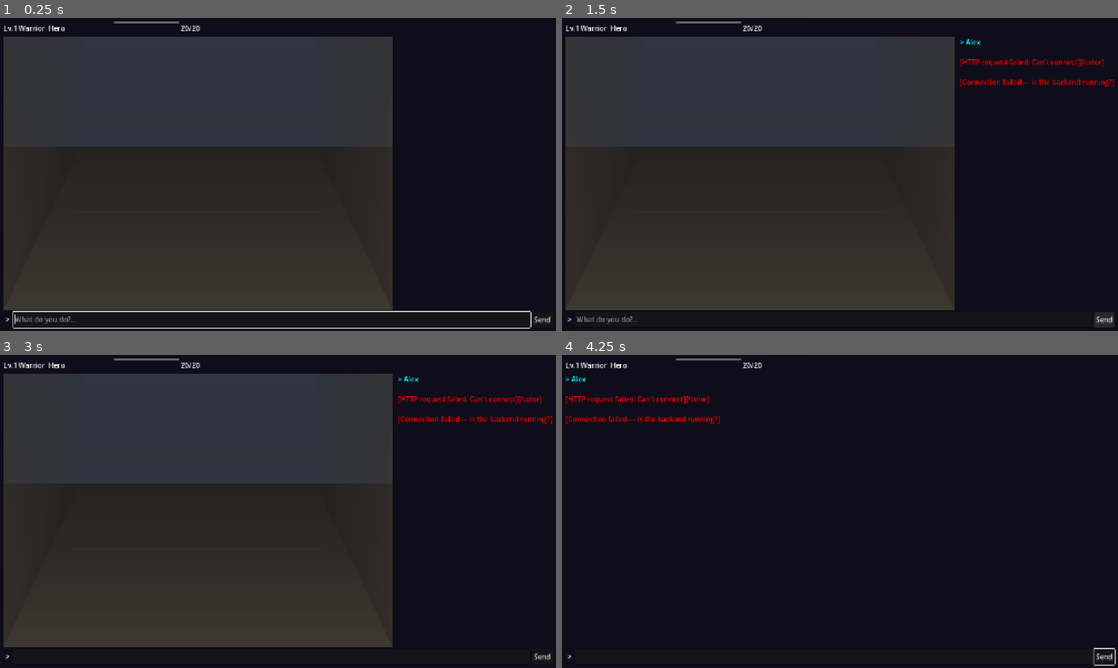
Above: before the commit, frames 1-4 (two rows, left to right).
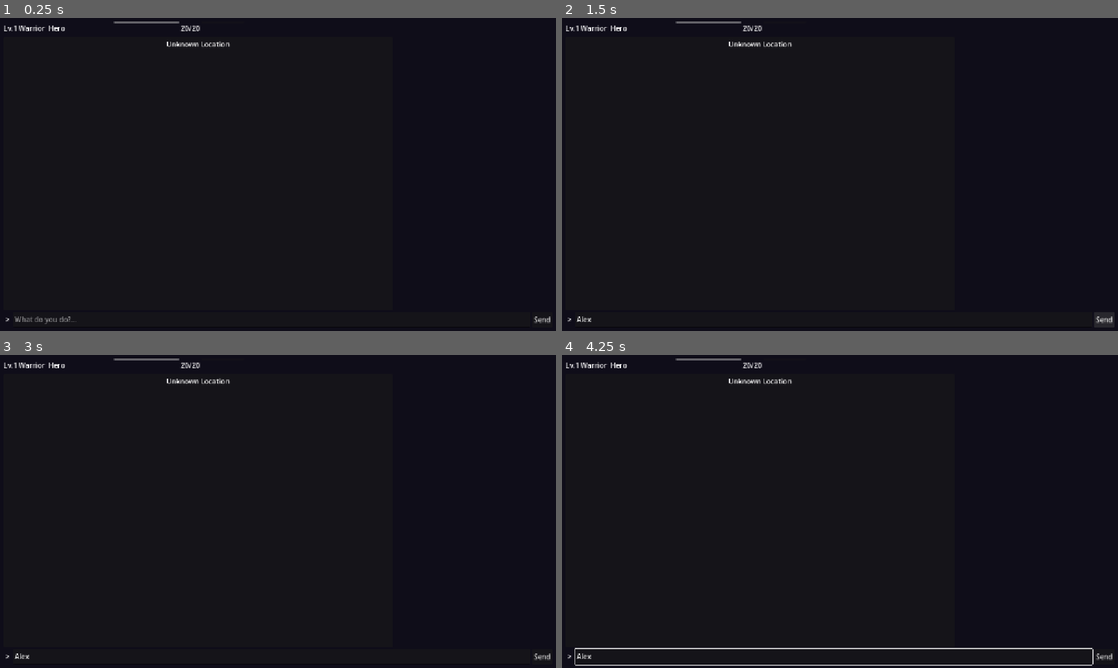
Above: after the commit, the same moments.

Repository: msbel5/ember-rpg
Game: Godot game, scene res://scenes/game_session.tscn
The game is run twice, just before and just after one commit, with the same random seed, the same clock (stepped at 60 frames per second) and the same inputs. This scene is started directly instead of the project's main scene.
Inputs (mouse positions are in pixels of both pictures, inside the frame that each line leads up to):
- Up to frame 1 (0.25 s): no input
- Up to frame 2 (1.5 s): click (834, 318) at 0.52 s; type "Alex" at 0.6 s; click "Send" at 1.25 s
- Up to frame 3 (3 s): tap Enter at 2 s; drag from (200, 511) to (333, 442) at 2.02 s; tap Space at 2.75 s; drag from (166, 527) to (250, 574) at 2.77 s
- Up to frame 4 (4.25 s): tap Enter at 3.5 s; move the mouse to (895, 442) at 3.52 s; hold Right from 3.53 s (still down); tap Tab at 3.6 s; tap M at 3.8 s

The runs differ from the first frame. In frame 1, 46% of the frame differs, in the area x 0-96%, y 6-100%; in frame 2, 46%; in frame 3, 46%; in frame 4, 1.7%.
Error after the commit: Parse Error: Identifier "is_pov_mode" not declared in the current scope. (res://scenes/game_session.gd:372)

Commit message:
Refactor: Remove POV mode, always show top-down tile map
- Removed pov_renderer and all POV-related code from game_session.gd
- Removed INSERT key view toggle, _set_view_mode()
- Tile map is now always visible with player marker
- Player marker updates via _process() in tile_map_renderer.gd
- Kept HOME key for inventory, arrow key direction parsing
- Simplified action_response handler (no more POV focus juggling)
- Foundation for future 3D SubViewport (will use same tile data)

Co-Authored-By: Claude Opus 4.6 (1M context) <noreply@anthropic.com>

Diff:
--- a/godot-client/scenes/game_session.gd
+++ b/godot-client/scenes/game_session.gd
@@ -15,8 +15,6 @@
 @onready var location_label: Label = $MainLayout/ContentSplit/MapPanel/LocationLabel
 
 var tile_map_renderer: Control = null
-var pov_renderer: Control = null
-var is_pov_mode: bool = true  # Start in POV mode
 var is_waiting: bool = false
 
 func _ready() -> void:
@@ -41,16 +39,7 @@
 	tile_map_renderer.tile_clicked.connect(_on_tile_clicked)
 	map_viewer.add_child(tile_map_renderer)
 
-	# Create POV renderer (storyboard first-person view)
-	var pov_script = load("res://scripts/pov_renderer.gd")
-	pov_renderer = Control.new()
-	pov_renderer.set_script(pov_script)
-	pov_renderer.set_anchors_preset(Control.PRESET_FULL_RECT)
-	pov_renderer.entity_clicked_pov.connect(_on_entity_clicked)
-	map_viewer.add_child(pov_renderer)
-
-	# Start in POV mode
-	_set_view_mode(true)
+	# Always tile map mode — no POV (3D SubViewport coming later)
 
 	# Show initial narrative
 	if not GameState.narrative_history.is_empty():
@@ -79,30 +68,22 @@
 	print("[DEBUG] scene_entered: got data, keys=%s" % str(data.keys()))
 	GameState.update_from_response(data)
 
-	# Update POV with location type
-	if pov_renderer and data.has("location"):
-		pov_renderer.set_location_type(data["location"])
-	# Set initial player position for POV (center of map or spawn point)
+	# Set initial player position (center of map or spawn point)
 	if data.has("map_data"):
 		var md = data["map_data"]
 		var cx: int = int(md.get("width", 20)) / int(2)
 		var cy: int = int(md.get("height", 15)) / int(2)
-		# Use spawn_point if available, else map center
 		if md.has("spawn_point"):
 			var sp = md["spawn_point"]
 			cx = int(sp[0])
 			cy = int(sp[1])
 		GameState.player_map_pos = Vector2i(cx, cy)
-		GameState.player_facing = 2  # Start facing south
-		if pov_renderer:
-			pov_renderer.update_player(GameState.player_map_pos, GameState.player_facing)
+		GameState.player_facing = 2
 
 	# Fallback: reveal remaining hidden entities after narrative completes
 	await get_tree().create_timer(3.0).timeout
 	if tile_map_renderer:
 		tile_map_renderer.reveal_all()
-	if pov_renderer:
-		pov_renderer.reveal_all()
 
 func _on_entity_clicked(_entity_id: String, entity_data: Dictionary) -> void:
 	var entity_name = entity_data.get("name", "Unknown")
@@ -183,12 +164,10 @@
 				"south": GameState.player_facing = 2
 				"west": GameState.player_facing = 3
 
-	# Refresh POV entities
-	if pov_renderer and is_pov_mode:
-		pov_renderer.update_player(GameState.player_map_pos, GameState.player_facing)
-		pov_renderer.grab_focus()  # Keep focus on POV for arrow keys
-	else:
-		text_input.grab_focus()
+	# Update tile map player marker
+	if tile_map_renderer:
+		tile_map_renderer.queue_redraw()
+	text_input.grab_focus()
 
 var _typing_queue: Array[String] = []
 var _is_typing: bool = false
@@ -238,8 +217,8 @@
 	_refresh_pov()
 
 func _refresh_pov() -> void:
-	if pov_renderer:
-		pov_renderer.update_player(GameState.player_map_pos, GameState.player_facing)
+	if tile_map_renderer:
+		tile_map_renderer.queue_redraw()
 
 func _parse_move_command(text: String) -> void:
 	var lower = text.to_lower().strip_edges()
@@ -316,8 +295,7 @@
 
 func _refresh_location() -> void:
 	location_label.text = GameState.get_display_location()
-	if pov_renderer:
-		pov_renderer.set_location_type(GameState.location)
+	pass  # Location label already updated above
 
 func _refresh_combat_hud() -> void:
 	if not GameState.is_in_combat():
@@ -369,27 +347,8 @@
 func _on_level_up(new_level: int) -> void:
 	_append_narrative("[color=yellow]✦ LEVEL UP! You are now level %d! ✦[/color]" % new_level)
 
-func _set_view_mode(pov: bool) -> void:
-	is_pov_mode = pov
-	if tile_map_renderer:
-		tile_map_renderer.visible = not pov
-	if pov_renderer:
-		pov_renderer.visible = pov
-		if pov:
-			pov_renderer.grab_focus()
-			pov_renderer._auto_reveal_fov_entities()
-			pov_renderer.queue_redraw()
-	# LocationLabel always visible
-	location_label.text = GameState.get_display_location()
-
 func _input(event: InputEvent) -> void:
 	if not (event is InputEventKey and event.pressed):
-		return
-
-	# INSERT key always works (even when typing) — safe, not a character key
-	if event.keycode == KEY_INSERT:
-		_set_view_mode(not is_pov_mode)
-		get_viewport().set_input_as_handled()
 		return
 
 	# HOME key always works — toggle inventory
@@ -397,16 +356,6 @@
 		_toggle_inventory()
 		get_viewport().set_input_as_handled()
 		return
-
-	# Other hotkeys only when NOT typing
-	if text_input.has_focus():
-		return
-
-	# If POV has focus and user types a printable character → switch to text input
-	if is_pov_mode and event.unicode > 31 and event.keycode not in [KEY_M, KEY_I, KEY_TAB]:
-		text_input.grab_focus()
-		text_input.text += char(event.unicode)
-		text_input.caret_column = text_input.text.length()
 		get_viewport().set_input_as_handled()
 		return
 
